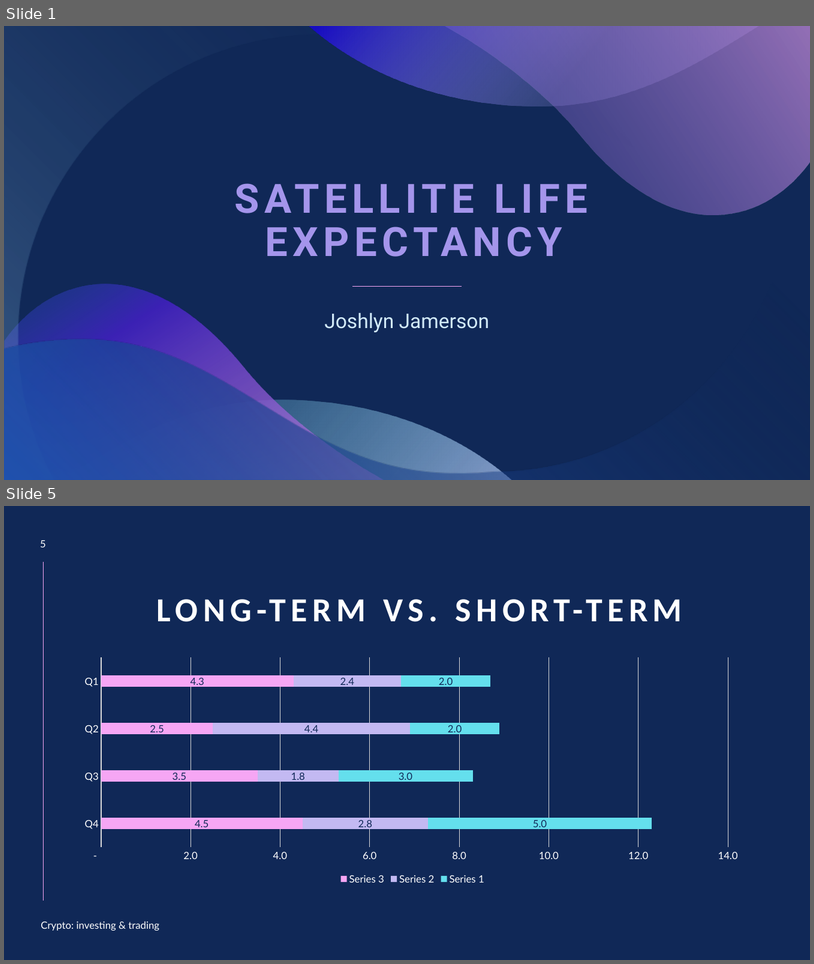
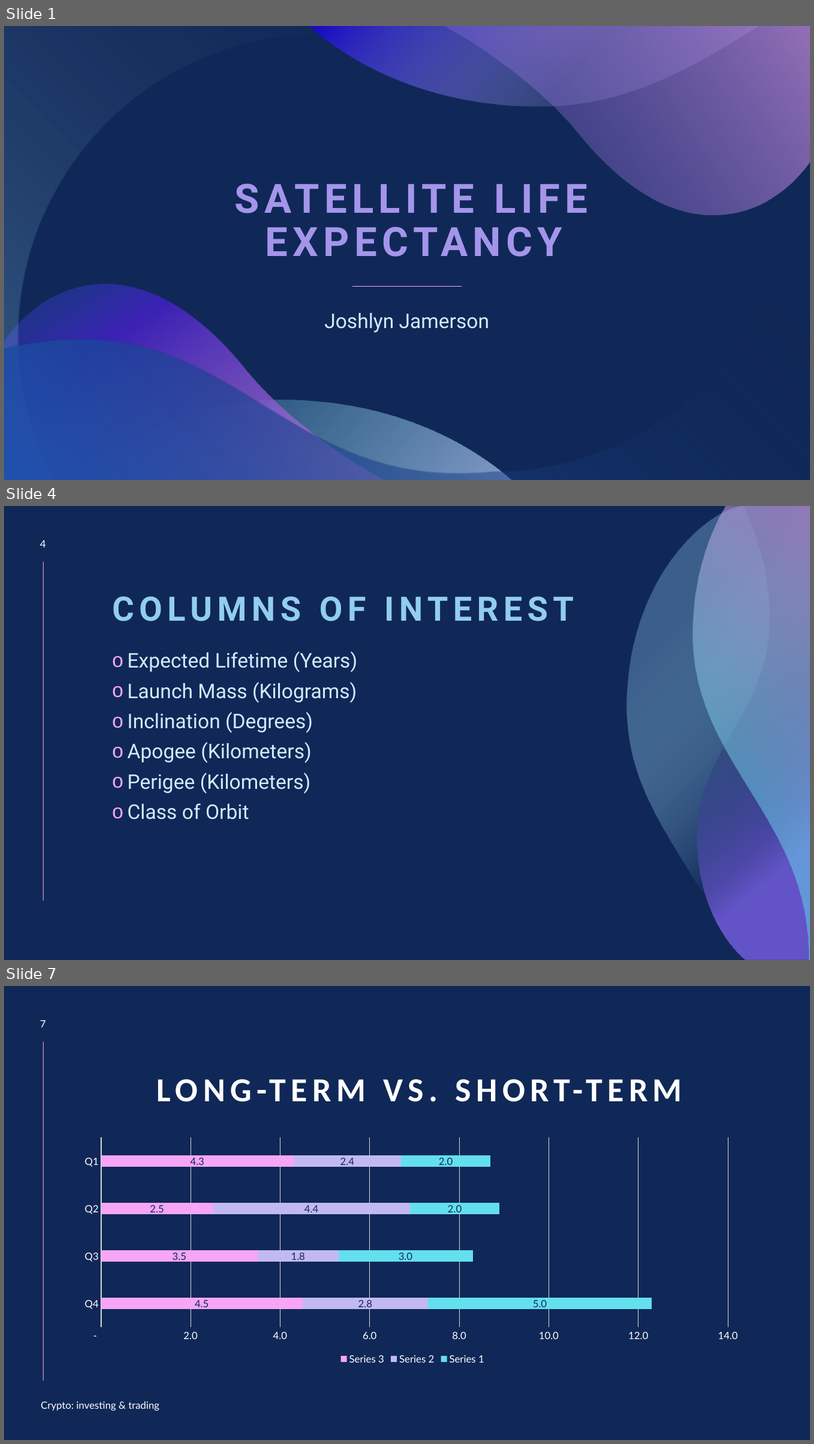
Before and after one commit to joshlynj/active_satellites, a slide deck: ppt/SATELLITE LIFE EXPECTANCY.pptx. Shown one above the other, each under a label of ours: slides 1 and 5 before the commit, slides 1, 4 and 7 after it; the slides between them are not shown. The pictures are 814x964 and 814x1444 pixels, drawn with LibreOffice and Linux fonts; fonts in the diff are those of the drawing. Boxes give left, top, right and bottom in pixels: in the first picture for what was removed or moved away, otherwise in the second. Text is boxed around its words. In the diff, an @@ line names an element or a change of style, - is before the commit and + after.

```diff
--- a/ppt/SATELLITE LIFE EXPECTANCY.pptx
+++ b/ppt/SATELLITE LIFE EXPECTANCY.pptx
@@ slide 4 added at (x1=4, y1=506, x2=810, y2=960), background #102857; not listed: 1 template element that a slide beside it also shows @@
@@ freeform shape added at (x1=628, y1=506, x2=810, y2=960), fill gradient #102857 to #92CDF0 @@
@@ freeform shape added at (x1=693, y1=506, x2=810, y2=960), fill gradient #64DFED to #F6A6F4 @@
@@ freeform shape added at (x1=698, y1=506, x2=810, y2=960), fill gradient #102857 to #765FE1 @@
@@ page number added at (x1=40, y1=540, x2=46, y2=547), 12 pt, text #FFFFFF @@
+4
@@ title added at (x1=112, y1=596, x2=574, y2=621), 40 pt, text #92CDF0, bold @@
+COLUMNS OF INTEREST
@@ text added at (x1=128, y1=651, x2=357, y2=819), 24 pt, text #D3EBF9 @@
+o Expected Lifetime (Years)
+o Launch Mass (Kilograms)
+o Inclination (Degrees)
+o Apogee (Kilometers)
+o Perigee (Kilometers)
+o Class of Orbit
@@ what was slide 5 is now slide 7 @@
@@ page number at (x1=40, y1=1020, x2=46, y2=1027): text changed @@
-5
+7
```
Also in this commit, not shown: 1 slide changed, 3 other slides added, 4 slides removed.
